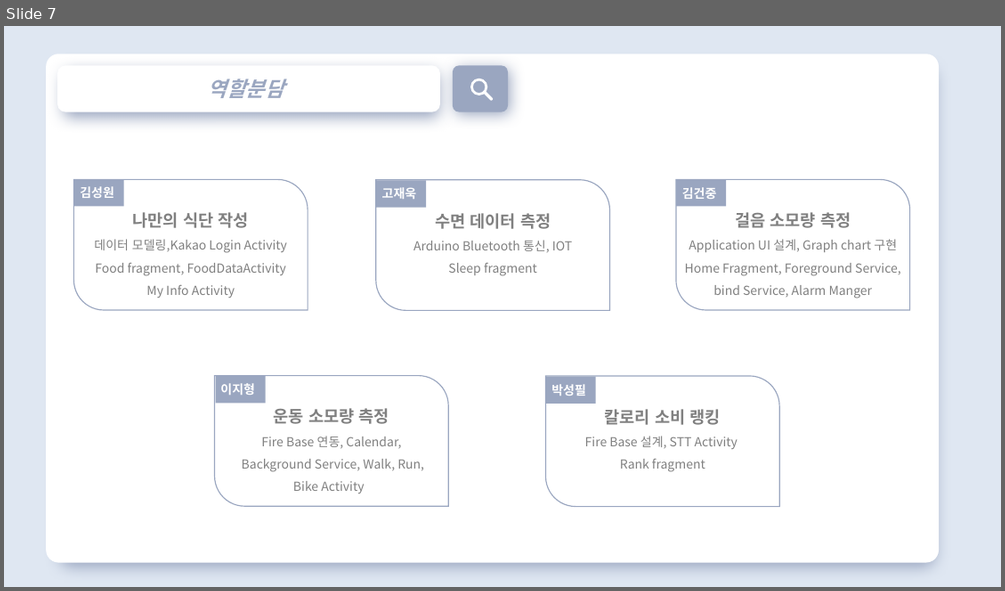
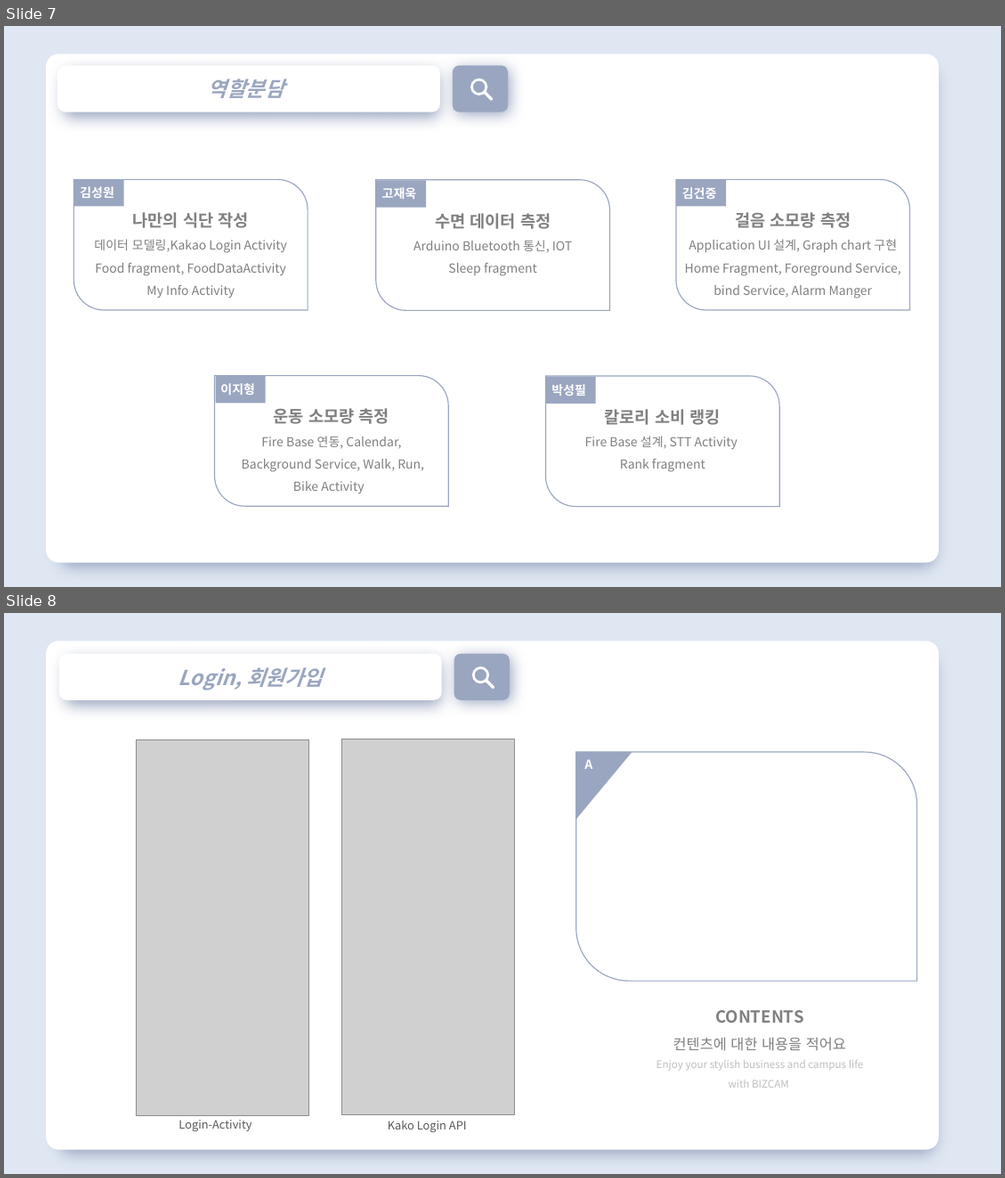
Before and after one commit to dytpq376/Moble_FromToday, a slide deck: 프레젠테이션/FromToday 발표자료.pptx. Shown one above the other, each under a label of ours: slide 7 before the commit, slides 7 and 8 after it. The pictures are 1005x591 and 1005x1178 pixels, drawn with LibreOffice and Linux fonts; fonts in the diff are those of the drawing; grey boxes stand for pictures. Boxes give left, top, right and bottom in pixels: in the first picture for what was removed or moved away, otherwise in the second. Text is boxed around its words. In the diff, an @@ line names an element or a change of style, - is before the commit and + after.

```diff
--- a/프레젠테이션/FromToday 발표자료.pptx
+++ b/프레젠테이션/FromToday 발표자료.pptx
@@ slide 8 added at (4, 613, 1001, 1174), background #DFE7F2 @@
@@ rounded rectangle added at (46, 641, 938, 1149), fill #FFFFFF @@
@@ group added at (59, 653, 510, 699): 3 rounded rectangles, 1 donut @@
+Login, 회원가입
@@ picture added at (137, 739, 308, 1115) @@
@@ picture added at (342, 739, 514, 1115) @@
@@ round diag rect added at (576, 752, 917, 981), fill #FFFFFF, outline #9AA6C0 1 pt @@
@@ right triangle added at (576, 752, 632, 819), fill #9AA6C0 @@
@@ text added at (584, 760, 592, 769), 12 pt, text #FFFFFF, bold @@
+A
@@ text added at (656, 1010, 864, 1087), 10 pt, text #BFBFBF @@
+CONTENTS
+컨텐츠에 대한 내용을 적어요
+Enjoy your stylish business and campus life with BIZCAM
@@ text added at (178, 1119, 251, 1131), 11 pt, text #595959 @@
+Login-Activity
@@ text added at (388, 1120, 467, 1132), 11 pt, text #595959 @@
+Kako Login API
```
Also in this commit, not shown: 2 slides changed, 1 other slide added.
